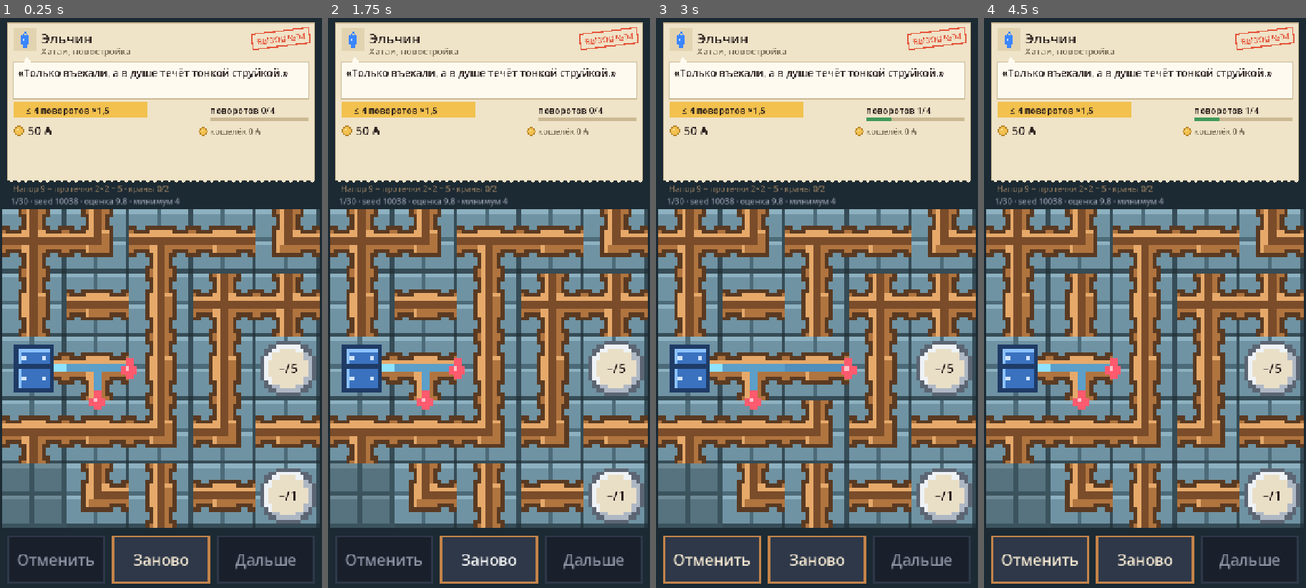
Above: before the commit, frames 1-4 (left to right).
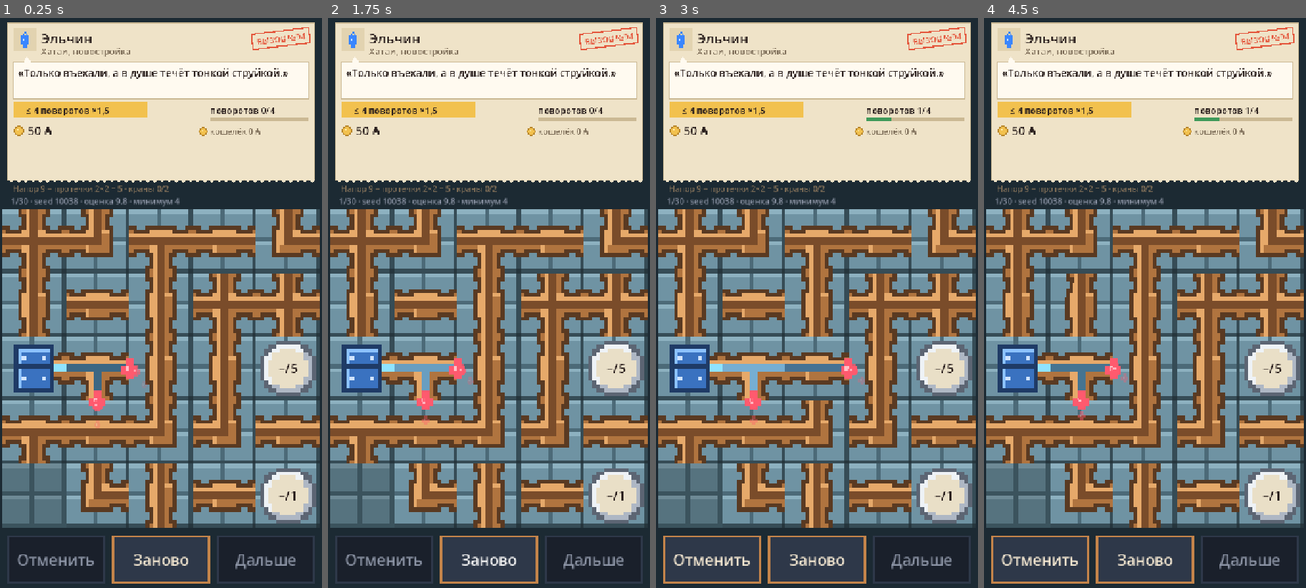
Above: after the commit, the same moments.

Repository: jshahriyarbadalov/master-pressure
Game: Godot game, scene res://game/ui/main.tscn
Two runs of this game, one before a commit and one after it. Both use one fixed random seed, a clock stepped at 60 frames per second and the inputs below.
Inputs (mouse positions are in pixels of both pictures, inside the frame that each line leads up to):
- Up to frame 1 (0.25 s): no input
- Up to frame 2 (1.75 s): click "Заново" at 0.5 s; click "Заново" at 1.25 s
- Up to frame 3 (3 s): click "Заново" at 2 s; move the mouse to (817, 365) at 2.77 s; click (817, 365) at 2.92 s
- Up to frame 4 (4.5 s): click "Отменить" at 3.5 s; move the mouse to (1080, 331) at 4.27 s; click (1080, 331) at 4.42 s

The runs differ from the first frame. In frame 1, 0.4% of the frame differs, in the area x 20-46%, y 60-72%; in frame 2, less than 0.1%; in frame 3, 0.7%, in the area x 20-65%, y 59-72%; in frame 4, 0.4%.

Commit message:
T-21: анимации и звук (этап 5, часть 2)
- поворот с пружинкой: клетка докручивается из прежнего положения с
  лёгким перелётом (back-out, 0,18 с)
- вода течёт: яркость бежит волнами от высокого напора к низкому (от
  источника к кранам); чем выше напор, тем быстрее
- протечки брызжут: капли вылетают из конца и падают
- победа: кольца воды от кранов
- звуки синтезируются кодом при запуске (без файлов): щелчок вентиля,
  «плинк» когда кран получил напор, аккорд победы, монеты, отмена,
  гудок «условие клиента нарушено»
- вибрация: поворот 12 мс, нарушение условия 40 мс, победа 60 мс;
  разрешение VIBRATE в пресете Android
- переключатели звука/вибрации заложены (меню — T-22)
- tools/screenshot.gd: --frames/--almost — серия кадров для GIF
- docs/TASKS.md: сделанное и новые задачи T-18, T-22

Co-Authored-By: Claude Opus 5.5 <noreply@anthropic.com>
Claude-Session: https://claude.ai/code/session_01D9V7yxtszNZeZRQeACzA7x

Diff:
--- a/game/ui/board_view.gd
+++ b/game/ui/board_view.gd
@@ -30,9 +30,41 @@
 var cell := MIN_CELL
 var origin := Vector2.ZERO
 
+## Анимации (только отрисовка, на логику не влияют).
+const ROT_TIME := 0.18      ## поворот с пружинкой, секунды
+const WIN_TIME := 0.9       ## кольца от кранов при победе
+var _rot_start := {}        ## клетка -> время начала поворота
+var _win_start := -100.0
+
 
 func _init() -> void:
 	texture_filter = CanvasItem.TEXTURE_FILTER_NEAREST  # пиксели без сглаживания
+
+
+static func now() -> float:
+	return Time.get_ticks_msec() / 1000.0
+
+
+## Клетка только что повернулась: показать докрутку из прежнего положения.
+func animate_rotate(i: int) -> void:
+	_rot_start[i] = now()
+
+
+func animate_win() -> void:
+	_win_start = now()
+
+
+## «Перелёт» в конце: 0 → чуть больше 1 → 1 (пружинка).
+static func back_out(t: float) -> float:
+	var c1 := 1.70158
+	var c3 := c1 + 1.0
+	return 1.0 + c3 * pow(t - 1.0, 3) + c1 * pow(t - 1.0, 2)
+
+
+func _process(_delta: float) -> void:
+	# вода течёт и капли летят всегда, когда есть мокрая сеть
+	if level != null and (not result.is_empty() or not _rot_start.is_empty()):
+		queue_redraw()
 
 
 func set_level(lv) -> void:
@@ -93,6 +125,21 @@
 	for i in level.w * level.h:
 		_draw_cell(i)
 	_draw_leaks()
+	_draw_win_rings()
+
+
+## Победа: от каждого крана расходятся кольца воды.
+func _draw_win_rings() -> void:
+	var t := (now() - _win_start) / WIN_TIME
+	if t < 0.0 or t > 1.0:
+		return
+	for tap in level.taps:
+		var c := cell_rect(tap).get_center()
+		for k in 2:
+			var tk := clampf(t * 1.3 - k * 0.3, 0.0, 1.0)
+			if tk <= 0.0 or tk >= 1.0:
+				continue
+			draw_arc(c, cell * (0.45 + 0.9 * tk), 0.0, TAU, 32, Color(PixelArt.C["water_hi"], 1.0 - tk), cell * 0.06)
 
 
 func _draw_cell(i: int) -> void:
@@ -107,9 +154,20 @@
 	draw_texture_rect(Themes.floor_tile(room, true), r, false)
 	if Pieces.is_pipe(k):
 		var m := Pieces.mask(k, level.rots[i])
-		draw_texture_rect(PixelArt.pipe(m), r, false)
+		var angle := 0.0
+		if _rot_start.has(i):
+			var t := (now() - float(_rot_start[i])) / ROT_TIME
+			if t >= 1.0:
+				_rot_start.erase(i)
+			else:
+				angle = -PI / 2.0 * (1.0 - back_out(clampf(t, 0.0, 1.0)))
+		var c := r.get_center()
+		draw_set_transform(c, angle)
+		var local := Rect2(-r.size / 2.0, r.size)
+		draw_texture_rect(PixelArt.pipe(m), local, false)
 		if not result.is_empty() and result["wet"][i] == 1:
-			draw_texture_rect(PixelArt.channel(m), r, false, pipe_color(i))
+			draw_texture_rect(PixelArt.channel(m), local, false, flow_color(i))
+		draw_set_transform(Vector2.ZERO, 0.0)
 	elif k == Pieces.SOURCE:
 		draw_texture_rect(PixelArt.pipe(level.outlets), r, false)
 		draw_texture_rect(PixelArt.channel(level.outlets), r, false, PixelArt.water_color(1.0))
@@ -133,6 +191,16 @@
 	return PixelArt.water_color(float(p) / maxf(1.0, float(level.H)))
 
 
+## Вода «бежит»: яркость пульсирует волнами от высокого напора к низкому
+## (от источника к кранам); чем выше напор, тем быстрее волны.
+func flow_color(i: int) -> Color:
+	var base := pipe_color(i)
+	var p := float(result["cell_p"][i])
+	var speed := 3.0 + 5.0 * clampf(p / maxf(1.0, float(level.H)), 0.0, 1.0)
+	var k := 0.82 + 0.18 * sin(now() * speed + p * 0.9)
+	return Color(base.r * k, base.g * k, base.b * k, 1.0).lerp(Color.WHITE, 0.08 * (1.0 + sin(now() * speed + p * 0.9)))
+
+
 func tap_pressure(i: int) -> Variant:
 	if result.is_empty():
 		return null
@@ -148,9 +216,16 @@
 		var d: int = code & 3
 		var c := cell_rect(i).get_center()
 		var px := cell / PixelArt.T
-		var tip := c + Vector2(Dir.DX[d], Dir.DY[d]) * cell * 0.5
+		var dir := Vector2(Dir.DX[d], Dir.DY[d])
+		var tip := c + dir * cell * 0.5
 		var sz := Vector2(4, 5) * px
 		draw_texture_rect(PixelArt.drop(), Rect2(tip - sz / 2.0, sz), false)
+		# брызги: две капли вылетают из конца и падают вниз
+		for j in 2:
+			var ph := fposmod(now() * 1.6 + float(code) * 0.37 + j * 0.5, 1.0)
+			var pos := tip + dir * cell * 0.28 * ph + Vector2(0, cell * 0.35 * ph * ph)
+			var dsz := sz * (0.7 - 0.4 * ph)
+			draw_texture_rect(PixelArt.drop(), Rect2(pos - dsz / 2.0, dsz), false, Color(1, 1, 1, 1.0 - ph))
 
 
 ## Подпись крана: «есть/нужно» («–» — вода не дошла).
--- a/game/ui/main.gd
+++ b/game/ui/main.gd
@@ -11,6 +11,7 @@
 const PixelArt = preload("res://game/ui/pixel_art.gd")
 const Themes = preload("res://game/ui/themes.gd")
 const OrderCard = preload("res://game/ui/order_card.gd")
+const Sfx = preload("res://game/ui/sfx.gd")
 
 const BAR_H := 140.0
 const PACK_PATH := "res://levels/packs/proto.json"
@@ -30,6 +31,11 @@
 var paid := false     ## оплата за текущий заказ уже начислена
 var order_state := {} ## Order.check для текущего положения
 var texts = null
+var sound_on := true      ## переключатели — в меню (T-22)
+var vibration_on := true
+var _players: Array[AudioStreamPlayer] = []
+var _prev_ok := 0          ## кранов в норме на прошлом шаге (для «плинк»)
+var _prev_hard_fail := false
 
 var board: BoardView
 var info: Label
@@ -57,6 +63,10 @@
 	info.autowrap_mode = TextServer.AUTOWRAP_WORD
 	info.clip_text = true
 	add_child(info)
+	for k in 3:
+		var pl := AudioStreamPlayer.new()
+		add_child(pl)
+		_players.append(pl)
 	card = OrderCard.new()
 	add_child(card)
 	debug = Label.new()
@@ -155,6 +165,8 @@
 	moves = 0
 	won = false
 	paid = false
+	_prev_ok = 0
+	_prev_hard_fail = false
 	var th := Themes.by_index(index)
 	if not level.order.is_empty():
 		th = String(texts.client(level.order).get("theme", th))
@@ -171,6 +183,9 @@
 	level.rotate_cell(i)
 	undo_stack.append(i)
 	moves += 1
+	board.animate_rotate(i)
+	play("rotate")
+	vibrate(12)
 	_refresh()
 	return true
 
@@ -182,6 +197,7 @@
 	undo_stack.remove_at(undo_stack.size() - 1)
 	level.rots[i] = (level.rots[i] + 3) & 3
 	moves -= 1  # отмена возвращает поворот
+	play("undo")
 	_refresh()
 
 
@@ -209,7 +225,10 @@
 	result = PressureEval.evaluate(level, level.masks())
 	if level.order.is_empty():
 		order_state = {}
+		var was := won
 		won = result["win"]
+		if won and not was:
+			_celebrate(false)
 	else:
 		order_state = Order.check(level, level.order, result, moves)
 		won = order_state["done"]
@@ -217,7 +236,17 @@
 			paid = true
 			money += int(order_state["pay"])
 			save_progress()
+			_celebrate(true)
+		var hard_fail: bool = result["win"] and not won
+		if hard_fail and not _prev_hard_fail:
+			play("fail")
+			vibrate(40)
+		_prev_hard_fail = hard_fail
 	board.set_result(result)
+	var ok_now := _count_ok()
+	if ok_now > _prev_ok and not won:
+		play("plink")
+	_prev_ok = ok_now
 	btn_next.disabled = not won
 	btn_undo.disabled = won or undo_stack.is_empty()
 	_update_info()
@@ -255,6 +284,42 @@
 	debug.text = _debug_line()
 
 
+func _count_ok() -> int:
+	var ok := 0
+	for j in level.taps.size():
+		var p = result["taps"][j]
+		if p != null and int(p) >= int(level.req[level.taps[j]]):
+			ok += 1
+	return ok
+
+
+## Победа: аккорд, кольца от кранов, вибрация; за оплату — звон монет.
+func _celebrate(with_coins: bool) -> void:
+	play("win")
+	board.animate_win()
+	vibrate(60)
+	if with_coins and is_inside_tree():
+		get_tree().create_timer(0.4).timeout.connect(func(): play("coin"))
+
+
+func play(name: String) -> void:
+	# вне дерева сцен (headless-тесты до запуска цикла) играть нельзя — молча пропускаем
+	if not sound_on or _players.is_empty() or not _players[0].is_inside_tree():
+		return
+	for pl in _players:
+		if not pl.playing:
+			pl.stream = Sfx.get_stream(name)
+			pl.play()
+			return
+	_players[0].stream = Sfx.get_stream(name)
+	_players[0].play()
+
+
+func vibrate(ms: int) -> void:
+	if vibration_on:
+		Input.vibrate_handheld(ms)
+
+
 func _taps_line() -> String:
 	var ok := 0
 	for j in level.taps.size():
--- /dev/null
+++ b/game/ui/sfx.gd
@@ -0,0 +1,126 @@
+## Звуки, синтезированные кодом при запуске (без аудиофайлов).
+## 16 бит, моно, 22 050 Гц. Каждый звук — короткая формула: тон + огибающая.
+extends RefCounted
+
+const RATE := 22050
+const SeededRng = preload("res://addons/master_core/rng/seeded_rng.gd")
+
+static var _cache := {}
+
+
+static func get_stream(name: String) -> AudioStreamWAV:
+	if _cache.has(name):
+		return _cache[name]
+	var s: PackedFloat32Array
+	match name:
+		"rotate": s = _rotate()
+		"plink": s = _plink()
+		"win": s = _win()
+		"coin": s = _coin()
+		"undo": s = _undo()
+		"fail": s = _fail()
+		_: s = PackedFloat32Array([0.0])
+	var st := _to_wav(s)
+	_cache[name] = st
+	return st
+
+
+static func _to_wav(samples: PackedFloat32Array) -> AudioStreamWAV:
+	var data := PackedByteArray()
+	data.resize(samples.size() * 2)
+	for i in samples.size():
+		var v := clampi(int(samples[i] * 32767.0), -32768, 32767)
+		data.encode_s16(i * 2, v)
+	var st := AudioStreamWAV.new()
+	st.format = AudioStreamWAV.FORMAT_16_BITS
+	st.mix_rate = RATE
+	st.stereo = false
+	st.data = data
+	return st
+
+
+static func _n(sec: float) -> int:
+	return int(sec * RATE)
+
+
+## Металлический щелчок вентиля: короткий шум + звон 1,1 кГц.
+static func _rotate() -> PackedFloat32Array:
+	var rng := SeededRng.new(7)
+	var out := PackedFloat32Array()
+	var n := _n(0.07)
+	out.resize(n)
+	for i in n:
+		var t := float(i) / RATE
+		var noise := (rng.rand_float() * 2.0 - 1.0) * exp(-t * 120.0)
+		var ring := sin(TAU * 1100.0 * t) * exp(-t * 55.0)
+		out[i] = 0.35 * noise + 0.35 * ring
+	return out
+
+
+## «Плинк» — вода дошла до крана с нужным напором: тон скользит вверх.
+static func _plink() -> PackedFloat32Array:
+	var out := PackedFloat32Array()
+	var n := _n(0.2)
+	out.resize(n)
+	var ph := 0.0
+	for i in n:
+		var t := float(i) / RATE
+		var f := 880.0 + 440.0 * (t / 0.2)
+		ph += TAU * f / RATE
+		out[i] = (sin(ph) + 0.3 * sin(2.0 * ph)) * 0.32 * exp(-t * 14.0)
+	return out
+
+
+## Победа: арпеджио до–ми–соль–до мягким треугольным звуком.
+static func _win() -> PackedFloat32Array:
+	var notes := [523.25, 659.25, 783.99, 1046.5]
+	var step := 0.09
+	var out := PackedFloat32Array()
+	var n := _n(step * notes.size() + 0.35)
+	out.resize(n)
+	for k in notes.size():
+		var start := _n(step * k)
+		var f: float = notes[k]
+		for i in range(start, n):
+			var t := float(i - start) / RATE
+			var tri := 2.0 * absf(2.0 * fposmod(f * t, 1.0) - 1.0) - 1.0
+			out[i] += tri * 0.22 * exp(-t * (6.0 if k == notes.size() - 1 else 12.0))
+	return out
+
+
+## Монеты: два коротких звонких тона.
+static func _coin() -> PackedFloat32Array:
+	var out := PackedFloat32Array()
+	var n := _n(0.22)
+	out.resize(n)
+	for i in n:
+		var t := float(i) / RATE
+		var f := 1318.5 if t < 0.06 else 1760.0
+		var t0 := t if t < 0.06 else t - 0.06
+		out[i] = sin(TAU * f * t) * 0.25 * exp(-t0 * 18.0)
+	return out
+
+
+## Отмена: короткий тон вниз.
+static func _undo() -> PackedFloat32Array:
+	var out := PackedFloat32Array()
+	var n := _n(0.09)
+	out.resize(n)
+	var ph := 0.0
+	for i in n:
+		var t := float(i) / RATE
+		ph += TAU * (620.0 - 2200.0 * t) / RATE
+		out[i] = sin(ph) * 0.25 * exp(-t * 25.0)
+	return out
+
+
+## Условие клиента нарушено: низкий глухой гудок.
+static func _fail() -> PackedFloat32Array:
+	var out := PackedFloat32Array()
+	var n := _n(0.25)
+	out.resize(n)
+	for i in n:
+		var t := float(i) / RATE
+		var sq := 1.0 if fposmod(150.0 * t, 1.0) < 0.5 else -1.0
+		out[i] = sq * 0.12 * exp(-t * 9.0)
+	return out
--- a/tests/test_ui.gd
+++ b/tests/test_ui.gd
@@ -209,3 +209,36 @@
 	check_eq(clients.size(), 30, "все 30 клиентов разные")
 	m.queue_free()
 	return ok()
+
+
+func test_sounds_synthesized() -> bool:
+	var Sfx = load("res://game/ui/sfx.gd")
+	for n in ["rotate", "plink", "win", "coin", "undo", "fail"]:
+		var st: AudioStreamWAV = Sfx.get_stream(n)
+		check(st.data.size() > 1000, "звук %s не пустой" % n)
+		check(st.get_length() < 1.0, "звук %s короткий: %.2f с" % [n, st.get_length()])
+		var peak := 0
+		for i in range(0, st.data.size(), 2):
+			peak = maxi(peak, absi(st.data.decode_s16(i)))
+		check(peak < 32767 and peak > 2000, "звук %s без перегруза и слышен (пик %d)" % [n, peak])
+	return ok()
+
+
+func test_rotation_animation_ends() -> bool:
+	var m := _make()
+	var lv = m.level
+	var cell := -1
+	for i in lv.w * lv.h:
+		if lv.is_rotatable(i):
+			cell = i
+			break
+	m.tap_cell(cell)
+	check(m.board._rot_start.has(cell), "поворот анимируется")
+	var BoardView = load("res://game/ui/board_view.gd")
+	check(absf(BoardView.back_out(1.0) - 1.0) < 0.001, "пружинка заканчивается ровно в положении")
+	var over := 0.0
+	for k in 20:
+		over = maxf(over, BoardView.back_out(k / 20.0))
+	check(over > 1.0, "есть перелёт (пружинка)")
+	m.queue_free()
+	return ok()
--- a/tools/screenshot.gd
+++ b/tools/screenshot.gd
@@ -6,6 +6,9 @@
 var main: Control
 var frames := 0
 var out := "shot.png"
+var series := 0       ## --frames N: снять N кадров (out_000.png …) для GIF
+var every := 3        ## --every K: каждый K-й кадр
+var taps := []        ## --taps "i,j,k": касания по ходу съёмки (для анимации поворота)
 
 
 func _initialize() -> void:
@@ -14,6 +17,11 @@
 	for i in range(0, args.size() - 1, 2):
 		a[args[i].trim_prefix("--")] = args[i + 1]
 	out = a.get("out", out)
+	series = int(a.get("frames", 0))
+	every = int(a.get("every", 3))
+	if a.has("taps"):
+		for t in String(a["taps"]).split(","):
+			taps.append(int(t))
 	main = load("res://game/ui/main.tscn").instantiate()
 	root.add_child(main)
 	if main.board == null:
@@ -21,6 +29,20 @@
 	if a.has("level"):
 		main.index = int(a["level"])
 		main._load_current()
+	if a.has("almost"):
+		# решить заказ, кроме последнего касания — его сделаем в кадре (видно пружинку и победу)
+		var Order2 = load("res://game/logic/order.gd")
+		var sols2: Array = Order2.analyze(main.level)
+		var plan2: PackedByteArray = sols2[0]["plan"]
+		var lv2 = main.level
+		var need := []
+		for i in lv2.w * lv2.h:
+			if lv2.is_rotatable(i):
+				for k in (plan2[i] - lv2.rots[i]) & 3:
+					need.append(i)
+		for k in need.size() - 1:
+			main.tap_cell(need[k])
+		taps = [need[need.size() - 1]]
 	if a.has("win"):
 		# докрутить до ближайшего решения заказа (минимум касаний)
 		var Order = load("res://game/logic/order.gd")
@@ -49,6 +71,17 @@
 
 func _process(_delta: float) -> bool:
 	frames += 1
+	if series > 0:
+		var k := frames - 5
+		if k >= 0 and k % every == 0:
+			var n := k / every
+			if n < taps.size() * 0 + 1000 and taps.size() > 0 and n % 6 == 0 and n / 6 < taps.size():
+				main.tap_cell(taps[n / 6])
+			root.get_texture().get_image().save_png(out.get_basename() + "_%03d.png" % n)
+			if n + 1 >= series:
+				print("saved %d frames" % series)
+				return true
+		return false
 	if frames == 5:
 		var img := root.get_texture().get_image()
 		img.save_png(out)
Binary file added: docs/screenshots/t21_anim.gif
Not shown, changed: export_presets.cfg
Not shown, changed: docs/TASKS.md
